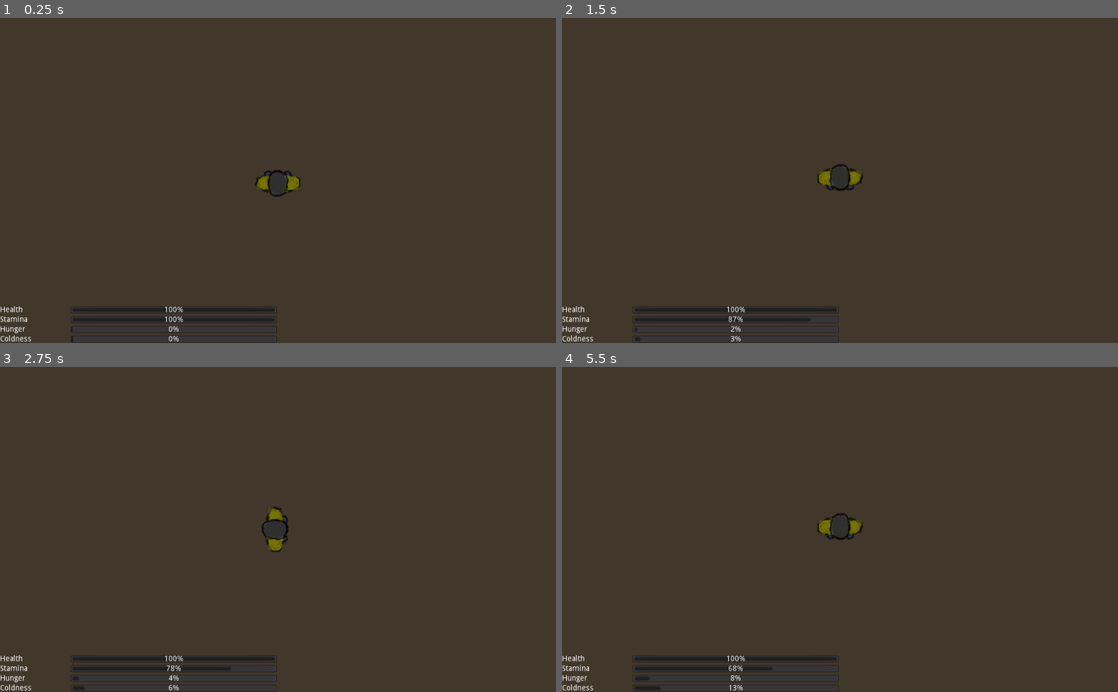
Above: before the commit, frames 1-4 (two rows, left to right).
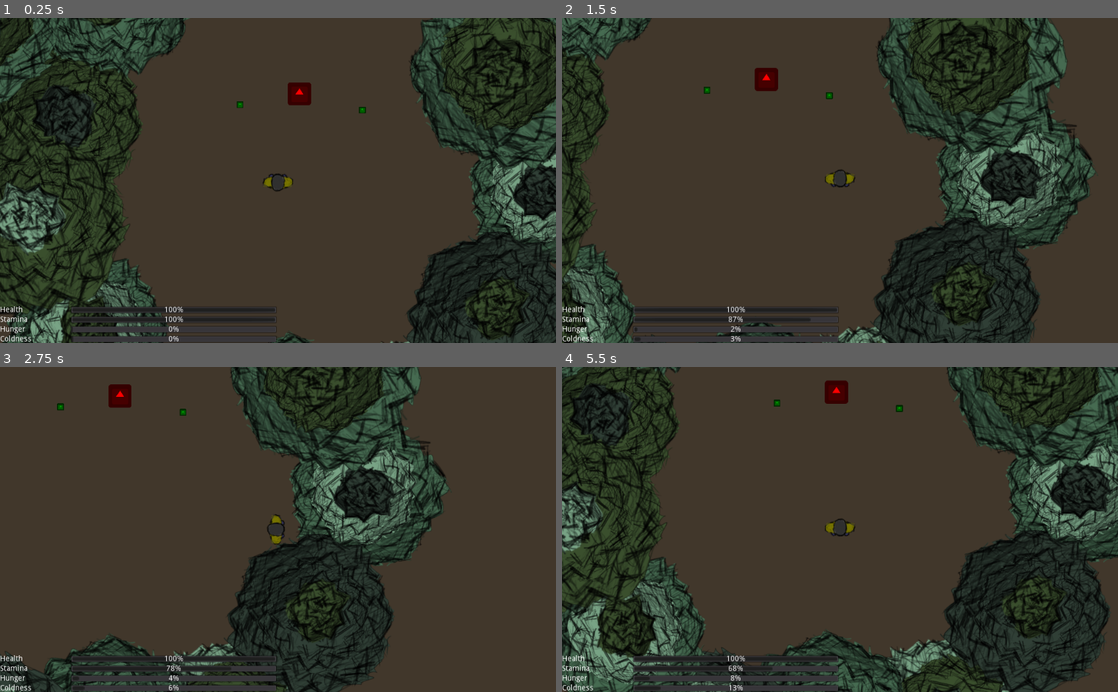
Above: after the commit, the same moments.

Repository: MilanVasko/ludum-dare-50
Game: Godot game, scene res://ingame/ingame.tscn
Same seed, same stepped clock (60 frames per second), same inputs: the game is played once before the commit and once after it. The engine's default icon, where the game draws it, is replaced by a stand-in: a white triangle on a blue panel in a dark square.
Inputs:
- Up to frame 1 (0.25 s): no input
- Up to frame 2 (1.5 s): tap Enter at 0.5 s; hold D (right) 0.53-1.28 s; hold Shift (run) 0.53-1.28 s; hold S (down) from 1.28 s (still down); tap E (use) at 1.35 s
- Up to frame 3 (2.75 s): release S (down) at 2.03 s; hold D (right) from 2.03 s (still down); hold Shift (run) from 2.03 s (still down)
- Up to frame 4 (5.5 s): release D (right) at 2.78 s; release Shift (run) at 2.78 s; hold W (up) 2.78-3.53 s; tap E (use) at 2.85, 4.35 s; hold Shift (run) 3.53-4.28 s; hold A (left) 3.53-5.03 s; hold S (down) from 5.03 s (still down); hold Shift (run) from 5.03 s (still down)

The runs differ from the first frame. In frame 1, 34% of the frame differs, in the area x 0-100%, y 0-100%; in frame 2, 29%; in frame 3, 24%; in frame 4, 37%.

Commit message:
Add a lot more trash

Diff:
--- a/ingame/ingame.tscn
+++ b/ingame/ingame.tscn
@@ -11,6 +11,8 @@
 [ext_resource path="res://ingame/spawner.tscn" type="PackedScene" id=9]
 [ext_resource path="res://music/music.tscn" type="PackedScene" id=10]
 [ext_resource path="res://tree/tree.tscn" type="PackedScene" id=11]
+[ext_resource path="res://food/food.tscn" type="PackedScene" id=12]
+[ext_resource path="res://fire/fire.tscn" type="PackedScene" id=13]
 
 [node name="Ingame" type="Node2D"]
 
@@ -27,10 +29,10 @@
 [node name="Roads" type="Node2D" parent="."]
 
 [node name="Road" parent="Roads" instance=ExtResource( 5 )]
-position = Vector2( 292, 492 )
+position = Vector2( 296, 609 )
 
 [node name="Road2" parent="Roads" instance=ExtResource( 5 )]
-position = Vector2( 292, -532 )
+position = Vector2( 296, -412 )
 
 [node name="Road3" parent="Roads" instance=ExtResource( 5 )]
 position = Vector2( 391, -998 )
@@ -56,6 +58,30 @@
 position = Vector2( -537, 1378 )
 rotation = 1.40322
 
+[node name="Road20" parent="Roads" instance=ExtResource( 5 )]
+position = Vector2( -1523, 1508 )
+rotation = 1.48057
+
+[node name="Road21" parent="Roads" instance=ExtResource( 5 )]
+position = Vector2( -2520, 1574 )
+rotation = 1.52972
+
+[node name="Road22" parent="Roads" instance=ExtResource( 5 )]
+position = Vector2( -3532, 1609 )
+rotation = 1.54345
+
+[node name="Road23" parent="Roads" instance=ExtResource( 5 )]
+position = Vector2( -4541, 1639 )
+rotation = 1.54345
+
+[node name="Road24" parent="Roads" instance=ExtResource( 5 )]
+position = Vector2( -5550, 1670 )
+rotation = 1.54345
+
+[node name="Road25" parent="Roads" instance=ExtResource( 5 )]
+position = Vector2( -6561, 1698 )
+rotation = 1.54345
+
 [node name="Road10" parent="Roads" instance=ExtResource( 5 )]
 position = Vector2( 2469, 1071 )
 rotation = 1.54253
@@ -72,6 +98,22 @@
 position = Vector2( 5397, 507 )
 rotation = 1.24566
 
+[node name="Road16" parent="Roads" instance=ExtResource( 5 )]
+position = Vector2( 6356, 184 )
+rotation = 1.24566
+
+[node name="Road17" parent="Roads" instance=ExtResource( 5 )]
+position = Vector2( 7313, -138 )
+rotation = 1.24566
+
+[node name="Road18" parent="Roads" instance=ExtResource( 5 )]
+position = Vector2( 8276, -464 )
+rotation = 1.24566
+
+[node name="Road19" parent="Roads" instance=ExtResource( 5 )]
+position = Vector2( 9242, -790 )
+rotation = 1.24566
+
 [node name="Road5" parent="Roads" instance=ExtResource( 5 )]
 position = Vector2( 2418, -852 )
 rotation = 1.64304
@@ -87,8 +129,8 @@
 [node name="RandomTrashAreas" type="Node2D" parent="."]
 
 [node name="RandomTrashBulk" parent="RandomTrashAreas" instance=ExtResource( 8 )]
-position = Vector2( -3707, -3856 )
-rect = Rect2( 0, 0, 10000, 8000 )
+position = Vector2( -4614, -3476 )
+rect = Rect2( 0, 0, 12000, 9500 )
 trash_count = 5000
 
 [node name="Spawner" parent="." instance=ExtResource( 9 )]
@@ -138,10 +180,484 @@
 [node name="Trees" type="Node2D" parent="."]
 
 [node name="Tree" parent="Trees" instance=ExtResource( 11 )]
-position = Vector2( -1219, 7545 )
+position = Vector2( -1203, 7029 )
+
+[node name="Tree8" parent="Trees" instance=ExtResource( 11 )]
+position = Vector2( -2521, 6813 )
+
+[node name="Tree9" parent="Trees" instance=ExtResource( 11 )]
+position = Vector2( -2391, 6474 )
+
+[node name="Tree10" parent="Trees" instance=ExtResource( 11 )]
+position = Vector2( -1313, 6690 )
+
+[node name="Tree2" parent="Trees" instance=ExtResource( 11 )]
+position = Vector2( -1560, 7664 )
+
+[node name="Tree3" parent="Trees" instance=ExtResource( 11 )]
+position = Vector2( -1881, 7668 )
+
+[node name="Tree4" parent="Trees" instance=ExtResource( 11 )]
+position = Vector2( -2231, 7695 )
+
+[node name="Tree5" parent="Trees" instance=ExtResource( 11 )]
+position = Vector2( -2446, 7419 )
+
+[node name="Tree6" parent="Trees" instance=ExtResource( 11 )]
+position = Vector2( -2606, 7100 )
+
+[node name="Tree7" parent="Trees" instance=ExtResource( 11 )]
+position = Vector2( -1326, 7360 )
+
+[node name="Tree11" parent="Trees" instance=ExtResource( 11 )]
+position = Vector2( -2609, 6192 )
+
+[node name="Tree12" parent="Trees" instance=ExtResource( 11 )]
+position = Vector2( -2773, 6536 )
+
+[node name="Tree13" parent="Trees" instance=ExtResource( 11 )]
+position = Vector2( -2937, 6068 )
+
+[node name="Tree123" parent="Trees" instance=ExtResource( 11 )]
+position = Vector2( -2461, 5376 )
+
+[node name="Tree124" parent="Trees" instance=ExtResource( 11 )]
+position = Vector2( -2944, 4919 )
+
+[node name="Tree125" parent="Trees" instance=ExtResource( 11 )]
+position = Vector2( -2804, 4081 )
+
+[node name="Tree126" parent="Trees" instance=ExtResource( 11 )]
+position = Vector2( -3623, 5459 )
+
+[node name="Tree127" parent="Trees" instance=ExtResource( 11 )]
+position = Vector2( -3610, 4570 )
+
+[node name="Tree128" parent="Trees" instance=ExtResource( 11 )]
+position = Vector2( -3756, 2995 )
+
+[node name="Tree129" parent="Trees" instance=ExtResource( 11 )]
+position = Vector2( -2105, 3770 )
+
+[node name="Tree130" parent="Trees" instance=ExtResource( 11 )]
+position = Vector2( -2454, 2157 )
+
+[node name="Tree131" parent="Trees" instance=ExtResource( 11 )]
+position = Vector2( -3997, 2221 )
+
+[node name="Tree135" parent="Trees" instance=ExtResource( 11 )]
+position = Vector2( -601, 4809 )
+
+[node name="Tree136" parent="Trees" instance=ExtResource( 11 )]
+position = Vector2( -325, 3858 )
+
+[node name="Tree137" parent="Trees" instance=ExtResource( 11 )]
+position = Vector2( 579, 4591 )
+
+[node name="Tree138" parent="Trees" instance=ExtResource( 11 )]
+position = Vector2( 979, 3535 )
+
+[node name="Tree139" parent="Trees" instance=ExtResource( 11 )]
+position = Vector2( 1807, 4477 )
+
+[node name="Tree140" parent="Trees" instance=ExtResource( 11 )]
+position = Vector2( 2416, 2860 )
+
+[node name="Tree141" parent="Trees" instance=ExtResource( 11 )]
+position = Vector2( 3310, 4430 )
+
+[node name="Tree142" parent="Trees" instance=ExtResource( 11 )]
+position = Vector2( 3557, 3545 )
+
+[node name="Tree143" parent="Trees" instance=ExtResource( 11 )]
+position = Vector2( 3757, 2289 )
+
+[node name="Tree144" parent="Trees" instance=ExtResource( 11 )]
+position = Vector2( 4984, 3963 )
+
+[node name="Tree145" parent="Trees" instance=ExtResource( 11 )]
+position = Vector2( 5136, 3173 )
+
+[node name="Tree146" parent="Trees" instance=ExtResource( 11 )]
+position = Vector2( 6183, 2555 )
+
+[node name="Tree147" parent="Trees" instance=ExtResource( 11 )]
+position = Vector2( 6392, 4068 )
+
+[node name="Tree148" parent="Trees" instance=ExtResource( 11 )]
+position = Vector2( 6991, 3193 )
+
+[node name="Tree149" parent="Trees" instance=ExtResource( 11 )]
+position = Vector2( 7010, 3983 )
+
+[node name="Tree150" parent="Trees" instance=ExtResource( 11 )]
+position = Vector2( 5564, 4630 )
+
+[node name="Tree151" parent="Trees" instance=ExtResource( 11 )]
+position = Vector2( 5783, 4088 )
+
+[node name="Tree152" parent="Trees" instance=ExtResource( 11 )]
+position = Vector2( 5983, 4450 )
+
+[node name="Tree153" parent="Trees" instance=ExtResource( 11 )]
+position = Vector2( 5954, 3756 )
+
+[node name="Tree154" parent="Trees" instance=ExtResource( 11 )]
+position = Vector2( 6258, 3290 )
+
+[node name="Tree155" parent="Trees" instance=ExtResource( 11 )]
+position = Vector2( 6667, 2881 )
+
+[node name="Tree156" parent="Trees" instance=ExtResource( 11 )]
+position = Vector2( 7124, 2339 )
+
+[node name="Tree132" parent="Trees" instance=ExtResource( 11 )]
+position = Vector2( -2905, 507 )
+
+[node name="Tree133" parent="Trees" instance=ExtResource( 11 )]
+position = Vector2( -3896, 971 )
+
+[node name="Tree134" parent="Trees" instance=ExtResource( 11 )]
+position = Vector2( -4182, 63 )
+
+[node name="Tree14" parent="Trees" instance=ExtResource( 11 )]
+position = Vector2( -3313, 5908 )
+
+[node name="Tree15" parent="Trees" instance=ExtResource( 11 )]
+position = Vector2( -3706, 5933 )
+
+[node name="Tree16" parent="Trees" instance=ExtResource( 11 )]
+position = Vector2( -3991, 5648 )
+
+[node name="Tree17" parent="Trees" instance=ExtResource( 11 )]
+position = Vector2( -4058, 5296 )
+
+[node name="Tree18" parent="Trees" instance=ExtResource( 11 )]
+position = Vector2( -4125, 4963 )
+
+[node name="Tree19" parent="Trees" instance=ExtResource( 11 )]
+position = Vector2( -4201, 4611 )
+
+[node name="Tree20" parent="Trees" instance=ExtResource( 11 )]
+position = Vector2( -4230, 4221 )
+
+[node name="Tree21" parent="Trees" instance=ExtResource( 11 )]
+position = Vector2( -4238, 3897 )
+
+[node name="Tree22" parent="Trees" instance=ExtResource( 11 )]
+position = Vector2( -4305, 3545 )
+
+[node name="Tree23" parent="Trees" instance=ExtResource( 11 )]
+position = Vector2( -4372, 3212 )
+
+[node name="Tree24" parent="Trees" instance=ExtResource( 11 )]
+position = Vector2( -4372, 2860 )
+
+[node name="Tree25" parent="Trees" instance=ExtResource( 11 )]
+position = Vector2( -4357, 2478 )
+
+[node name="Tree26" parent="Trees" instance=ExtResource( 11 )]
+position = Vector2( -4410, 2118 )
+
+[node name="Tree27" parent="Trees" instance=ExtResource( 11 )]
+position = Vector2( -4477, 1785 )
+
+[node name="Tree28" parent="Trees" instance=ExtResource( 11 )]
+position = Vector2( -4549, 1449 )
+
+[node name="Tree29" parent="Trees" instance=ExtResource( 11 )]
+position = Vector2( -4525, 1033 )
+
+[node name="Tree30" parent="Trees" instance=ExtResource( 11 )]
+position = Vector2( -4545, 661 )
+
+[node name="Tree31" parent="Trees" instance=ExtResource( 11 )]
+position = Vector2( -4556, 320 )
+
+[node name="Tree32" parent="Trees" instance=ExtResource( 11 )]
+position = Vector2( -4556, -32 )
+
+[node name="Tree33" parent="Trees" instance=ExtResource( 11 )]
+position = Vector2( -4604, -432 )
+
+[node name="Tree34" parent="Trees" instance=ExtResource( 11 )]
+position = Vector2( -4622, -827 )
+
+[node name="Tree35" parent="Trees" instance=ExtResource( 11 )]
+position = Vector2( -4550, -1195 )
+
+[node name="Tree36" parent="Trees" instance=ExtResource( 11 )]
+position = Vector2( -4496, -1563 )
+
+[node name="Tree37" parent="Trees" instance=ExtResource( 11 )]
+position = Vector2( -4334, -1904 )
+
+[node name="Tree38" parent="Trees" instance=ExtResource( 11 )]
+position = Vector2( -4145, -2227 )
+
+[node name="Tree39" parent="Trees" instance=ExtResource( 11 )]
+position = Vector2( -3921, -2523 )
+
+[node name="Tree40" parent="Trees" instance=ExtResource( 11 )]
+position = Vector2( -3661, -2801 )
+
+[node name="Tree41" parent="Trees" instance=ExtResource( 11 )]
+position = Vector2( -3338, -3008 )
+
+[node name="Tree42" parent="Trees" instance=ExtResource( 11 )]
+position = Vector2( -2988, -3152 )
+
+[node name="Tree43" parent="Trees" instance=ExtResource( 11 )]
+position = Vector2( -2656, -3206 )
+
+[node name="Tree44" parent="Trees" instance=ExtResource( 11 )]
+position = Vector2( -2297, -3215 )
+
+[node name="Tree45" parent="Trees" instance=ExtResource( 11 )]
+position = Vector2( -1956, -3314 )
+
+[node name="Tree46" parent="Trees" instance=ExtResource( 11 )]
+position = Vector2( -1615, -3269 )
+
+[node name="Tree47" parent="Trees" instance=ExtResource( 11 )]
+position = Vector2( -1310, -3341 )
+
+[node name="Tree48" parent="Trees" instance=ExtResource( 11 )]
+position = Vector2( -960, -3296 )
+
+[node name="Tree49" parent="Trees" instance=ExtResource( 11 )]
+position = Vector2( -583, -3350 )
+
+[node name="Tree50" parent="Trees" instance=ExtResource( 11 )]
+position = Vector2( -251, -3314 )
+
+[node name="Tree51" parent="Trees" instance=ExtResource( 11 )]
+position = Vector2( 108, -3323 )
+
+[node name="Tree52" parent="Trees" instance=ExtResource( 11 )]
+position = Vector2( 458, -3422 )
+
+[node name="Tree53" parent="Trees" instance=ExtResource( 11 )]
+position = Vector2( 772, -3332 )
+
+[node name="Tree54" parent="Trees" instance=ExtResource( 11 )]
+position = Vector2( 1131, -3359 )
+
+[node name="Tree55" parent="Trees" instance=ExtResource( 11 )]
+position = Vector2( 1454, -3287 )
+
+[node name="Tree56" parent="Trees" instance=ExtResource( 11 )]
+position = Vector2( 1761, -3323 )
+
+[node name="Tree57" parent="Trees" instance=ExtResource( 11 )]
+position = Vector2( 2138, -3377 )
+
+[node name="Tree58" parent="Trees" instance=ExtResource( 11 )]
+position = Vector2( 2470, -3341 )
+
+[node name="Tree59" parent="Trees" instance=ExtResource( 11 )]
+position = Vector2( 2829, -3350 )
+
+[node name="Tree60" parent="Trees" instance=ExtResource( 11 )]
+position = Vector2( 3179, -3449 )
+
+[node name="Tree61" parent="Trees" instance=ExtResource( 11 )]
+position = Vector2( 3493, -3359 )
+
+[node name="Tree62" parent="Trees" instance=ExtResource( 11 )]
+position = Vector2( 3852, -3386 )
+
+[node name="Tree63" parent="Trees" instance=ExtResource( 11 )]
+position = Vector2( 4175, -3314 )
+
+[node name="Tree64" parent="Trees" instance=ExtResource( 11 )]
+position = Vector2( 4491, -3314 )
+
+[node name="Tree65" parent="Trees" instance=ExtResource( 11 )]
+position = Vector2( 4868, -3368 )
+
+[node name="Tree66" parent="Trees" instance=ExtResource( 11 )]
+position = Vector2( 5200, -3332 )
+
+[node name="Tree67" parent="Trees" instance=ExtResource( 11 )]
+position = Vector2( 5559, -3341 )
+
+[node name="Tree68" parent="Trees" instance=ExtResource( 11 )]
+position = Vector2( 5909, -3440 )
+
+[node name="Tree69" parent="Trees" instance=ExtResource( 11 )]
+position = Vector2( 6223, -3350 )
+
+[node name="Tree70" parent="Trees" instance=ExtResource( 11 )]
+position = Vector2( 6582, -3377 )
+
+[node name="Tree71" parent="Trees" instance=ExtResource( 11 )]
+position = Vector2( 6905, -3305 )
+
+[node name="Tree72" parent="Trees" instance=ExtResource( 11 )]
+position = Vector2( 6953, -2915 )
+
+[node name="Tree73" parent="Trees" instance=ExtResource( 11 )]
+position = Vector2( 7115, -2601 )
+
+[node name="Tree74" parent="Trees" instance=ExtResource( 11 )]
+position = Vector2( 7153, -2278 )
+
+[node name="Tree75" parent="Trees" instance=ExtResource( 11 )]
+position = Vector2( 7220, -1878 )
+
+[node name="Tree76" parent="Trees" instance=ExtResource( 11 )]
+position = Vector2( 7296, -1488 )
+
+[node name="Tree77" parent="Trees" instance=ExtResource( 11 )]
+position = Vector2( 7353, -1126 )
+
+[node name="Tree78" parent="Trees" instance=ExtResource( 11 )]
+position = Vector2( 7420, -784 )
+
+[node name="Tree79" parent="Trees" instance=ExtResource( 11 )]
+position = Vector2( 7391, -451 )
+
+[node name="Tree80" parent="Trees" instance=ExtResource( 11 )]
+position = Vector2( 7448, -89 )
+
+[node name="Tree81" parent="Trees" instance=ExtResource( 11 )]
+position = Vector2( 7515, 253 )
+
+[node name="Tree82" parent="Trees" instance=ExtResource( 11 )]
+position = Vector2( 7496, 529 )
+
+[node name="Tree83" parent="Trees" instance=ExtResource( 11 )]
+position = Vector2( 7448, 881 )
+
+[node name="Tree84" parent="Trees" instance=ExtResource( 11 )]
+position = Vector2( 7515, 1223 )
+
+[node name="Tree85" parent="Trees" instance=ExtResource( 11 )]
+position = Vector2( 7515, 1585 )
+
+[node name="Tree86" parent="Trees" instance=ExtResource( 11 )]
+position = Vector2( 7467, 1937 )
+
+[node name="Tree87" parent="Trees" instance=ExtResource( 11 )]
+position = Vector2( 7534, 2279 )
+
+[node name="Tree88" parent="Trees" instance=ExtResource( 11 )]
+position = Vector2( 7494, 2632 )
+
+[node name="Tree89" parent="Trees" instance=ExtResource( 11 )]
+position = Vector2( 7446, 2984 )
+
+[node name="Tree90" parent="Trees" instance=ExtResource( 11 )]
+position = Vector2( 7513, 3326 )
+
+[node name="Tree91" parent="Trees" instance=ExtResource( 11 )]
+position = Vector2( 7409, 3593 )
+
+[node name="Tree92" parent="Trees" instance=ExtResource( 11 )]
+position = Vector2( 7361, 3945 )
+
+[node name="Tree93" parent="Trees" instance=ExtResource( 11 )]
+position = Vector2( 7428, 4287 )
+
+[node name="Tree94" parent="Trees" instance=ExtResource( 11 )]
+position = Vector2( 7161, 4437 )
+
+[node name="Tree95" parent="Trees" instance=ExtResource( 11 )]
+position = Vector2( 6851, 4597 )
+
+[node name="Tree96" parent="Trees" instance=ExtResource( 11 )]
+position = Vector2( 6541, 4736 )
+
+[node name="Tree97" parent="Trees" instance=ExtResource( 11 )]
+position = Vector2( 6210, 4821 )
+
+[node name="Tree98" parent="Trees" instance=ExtResource( 11 )]
+position = Vector2( 5879, 4928 )
+
+[node name="Tree99" parent="Trees" instance=ExtResource( 11 )]
+position = Vector2( 5560, 4929 )
+
+[node name="Tree100" parent="Trees" instance=ExtResource( 11 )]
+position = Vector2( 5228, 4971 )
+
+[node name="Tree101" parent="Trees" instance=ExtResource( 11 )]
+position = Vector2( 4929, 5025 )
+
+[node name="Tree102" parent="Trees" instance=ExtResource( 11 )]
+position = Vector2( 4598, 5110 )
+
+[node name="Tree103" parent="Trees" instance=ExtResource( 11 )]
+position = Vector2( 4267, 5217 )
+
+[node name="Tree104" parent="Trees" instance=ExtResource( 11 )]
+position = Vector2( 3989, 5206 )
+
+[node name="Tree105" parent="Trees" instance=ExtResource( 11 )]
+position = Vector2( 3647, 5185 )
+
+[node name="Tree106" parent="Trees" instance=ExtResource( 11 )]
+position = Vector2( 3316, 5217 )
+
+[node name="Tree107" parent="Trees" instance=ExtResource( 11 )]
+position = Vector2( 2985, 5239 )
+
+[node name="Tree108" parent="Trees" instance=ExtResource( 11 )]
+position = Vector2( 2729, 5323 )
+
+[node name="Tree109" parent="Trees" instance=ExtResource( 11 )]
+position = Vector2( 2387, 5302 )
+
+[node name="Tree110" parent="Trees" instance=ExtResource( 11 )]
+position = Vector2( 2056, 5334 )
+
+[node name="Tree111" parent="Trees" instance=ExtResource( 11 )]
+position = Vector2( 1725, 5356 )
+
+[node name="Tree112" parent="Trees" instance=ExtResource( 11 )]
+position = Vector2( 1480, 5451 )
+
+[node name="Tree113" parent="Trees" instance=ExtResource( 11 )]
+position = Vector2( 1138, 5430 )
+
+[node name="Tree114" parent="Trees" instance=ExtResource( 11 )]
+position = Vector2( 807, 5462 )
+
+[node name="Tree115" parent="Trees" instance=ExtResource( 11 )]
+position = Vector2( 476, 5484 )
+
+[node name="Tree116" parent="Trees" instance=ExtResource( 11 )]
+position = Vector2( 220, 5579 )
+
+[node name="Tree117" parent="Trees" instance=ExtResource( 11 )]
+position = Vector2( -122, 5558 )
+
+[node name="Tree118" parent="Trees" instance=ExtResource( 11 )]
+position = Vector2( -453, 5590 )
+
+[node name="Tree119" parent="Trees" instance=ExtResource( 11 )]
+position = Vector2( -784, 5612 )
+
+[node name="Tree120" parent="Trees" instance=ExtResource( 11 )]
+position = Vector2( -998, 5858 )
+
+[node name="Tree121" parent="Trees" instance=ExtResource( 11 )]
+position = Vector2( -1105, 6114 )
+
+[node name="Tree122" parent="Trees" instance=ExtResource( 11 )]
+position = Vector2( -1276, 6306 )
+
+[node name="Fire" parent="." instance=ExtResource( 13 )]
+position = Vector2( -1869, 6758 )
+
+[node name="Food" parent="Fire" instance=ExtResource( 12 )]
+position = Vector2( -164, 30 )
+
+[node name="Food2" parent="Fire" instance=ExtResource( 12 )]
+position = Vector2( 174, 45 )
 
 [node name="Player" parent="." instance=ExtResource( 2 )]
-position = Vector2( -1781, 6810 )
+position = Vector2( -1928, 6998 )
 
 [node name="DebrisSpawners" type="Node2D" parent="."]
 
@@ -218,7 +734,136 @@
 position = Vector2( 1257, 2184 )
 
 [node name="DebrisSpawner25" parent="DebrisSpawners" instance=ExtResource( 6 )]
-position = Vector2( 1136, 1906 )
+position = Vector2( 1163, 1886 )
+
+[node name="DebrisSpawner26" parent="DebrisSpawners" instance=ExtResource( 6 )]
+position = Vector2( -2423, 2895 )
+
+[node name="DebrisSpawner27" parent="DebrisSpawners" instance=ExtResource( 6 )]
+position = Vector2( -2598, 3527 )
+
+[node name="DebrisSpawner28" parent="DebrisSpawners" instance=ExtResource( 6 )]
+position = Vector2( -2006, 3312 )
+
+[node name="DebrisSpawner29" parent="DebrisSpawners" instance=ExtResource( 6 )]
+position = Vector2( -1845, 4092 )
+
+[node name="DebrisSpawner30" parent="DebrisSpawners" instance=ExtResource( 6 )]
+position = Vector2( -3379, 3756 )
+
+[node name="DebrisSpawner31" parent="DebrisSpawners" instance=ExtResource( 6 )]
+position = Vector2( -1724, 3473 )
+
+[node name="DebrisSpawner32" parent="DebrisSpawners" instance=ExtResource( 6 )]
+position = Vector2( -1650, 3197 )
+
+[node name="DebrisSpawner33" parent="DebrisSpawners" instance=ExtResource( 6 )]
+position = Vector2( -1872, 3116 )
+
+[node name="DebrisSpawner34" parent="DebrisSpawners" instance=ExtResource( 6 )]
+position = Vector2( -1852, 2013 )
+
+[node name="DebrisSpawner35" parent="DebrisSpawners" instance=ExtResource( 6 )]
+position = Vector2( -1610, 2148 )
+
+[node name="DebrisSpawner36" parent="DebrisSpawners" instance=ExtResource( 6 )]
+position = Vector2( -1388, 1939 )
+
+[node name="DebrisSpawner37" parent="DebrisSpawners" instance=ExtResource( 6 )]
+position = Vector2( -1119, 2168 )
+
+[node name="DebrisSpawner38" parent="DebrisSpawners" instance=ExtResource( 6 )]
+position = Vector2( -991, 1939 )
+
+[node name="DebrisSpawner39" parent="DebrisSpawners" instance=ExtResource( 6 )]
+position = Vector2( -1388, 2248 )
+
+[node name="DebrisSpawner40" parent="DebrisSpawners" instance=ExtResource( 6 )]
+position = Vector2( -1866, 1044 )
+
+[node name="DebrisSpawner41" parent="DebrisSpawners" instance=ExtResource( 6 )]
+position = Vector2( -1617, 1004 )
+
+[node name="DebrisSpawner42" parent="DebrisSpawners" instance=ExtResource( 6 )]
+position = Vector2( -2135, 997 )
+
+[node name="DebrisSpawner43" parent="DebrisSpawners" instance=ExtResource( 6 )]
+position = Vector2( -1947, 748 )
+
+[node name="DebrisSpawner44" parent="DebrisSpawners" instance=ExtResource( 6 )]
+position = Vector2( -1631, 768 )
+
+[node name="DebrisSpawner45" parent="DebrisSpawners" instance=ExtResource( 6 )]
+position = Vector2( -2183, 721 )
+
+[node name="DebrisSpawner46" parent="DebrisSpawners" instance=ExtResource( 6 )]
+position = Vector2( -2392, 297 )
+
+[node name="DebrisSpawner47" parent="DebrisSpawners" instance=ExtResource( 6 )]
+position = Vector2( -1988, 203 )
+
+[node name="DebrisSpawner48" parent="DebrisSpawners" instance=ExtResource( 6 )]
+position = Vector2( -1679, -221 )
+
+[node name="DebrisSpawner49" parent="DebrisSpawners" instance=ExtResource( 6 )]
+position = Vector2( -2506, -477 )
+
+[node name="DebrisSpawner50" parent="DebrisSpawners" instance=ExtResource( 6 )]
+position = Vector2( -3179, -464 )
+
+[node name="DebrisSpawner51" parent="DebrisSpawners" instance=ExtResource( 6 )]
+position = Vector2( -3038, -868 )
+
+[node name="DebrisSpawner52" parent="DebrisSpawners" instance=ExtResource( 6 )]
+position = Vector2( 548, -2308 )
+
+[node name="DebrisSpawner53" parent="DebrisSpawners" instance=ExtResource( 6 )]
+position = Vector2( 420, -1743 )
+
+[node name="DebrisSpawner54" parent="DebrisSpawners" instance=ExtResource( 6 )]
+position = Vector2( 696, -1656 )
+
+[node name="DebrisSpawner55" parent="DebrisSpawners" instance=ExtResource( 6 )]
+position = Vector2( 595, -1562 )
+
+[node name="DebrisSpawner56" parent="DebrisSpawners" instance=ExtResource( 6 )]
+position = Vector2( 938, -1549 )
+
+[node name="DebrisSpawner57" parent="DebrisSpawners" instance=ExtResource( 6 )]
+position = Vector2( 985, -1879 )
+
+[node name="DebrisSpawner58" parent="DebrisSpawners" instance=ExtResource( 6 )]
+position = Vector2( 1247, -1462 )
+
+[node name="DebrisSpawner59" parent="DebrisSpawners" instance=ExtResource( 6 )]
+position = Vector2( 1213, -1765 )
+
+[node name="DebrisSpawner60" parent="DebrisSpawners" instance=ExtResource( 6 )]
+position = Vector2( 1522, -1321 )
+
+[node name="DebrisSpawner61" parent="DebrisSpawners" instance=ExtResource( 6 )]
+position = Vector2( 1845, -991 )
+
+[node name="DebrisSpawner62" parent="DebrisSpawners" instance=ExtResource( 6 )]
+position = Vector2( 4670, -964 )
+
+[node name="DebrisSpawner63" parent="DebrisSpawners" instance=ExtResource( 6 )]
+position = Vector2( 1582, -426 )
+
+[node name="DebrisSpawner64" parent="DebrisSpawners" instance=ExtResource( 6 )]
+position = Vector2( 1939, -359 )
+
+[node name="DebrisSpawner65" parent="DebrisSpawners" instance=ExtResource( 6 )]
+position = Vector2( 1488, 677 )
+
+[node name="DebrisSpawner66" parent="DebrisSpawners" instance=ExtResource( 6 )]
+position = Vector2( 1105, 643 )
+
+[node name="DebrisSpawner67" parent="DebrisSpawners" instance=ExtResource( 6 )]
+position = Vector2( 695, 939 )
+
+[node name="DebrisSpawner68" parent="DebrisSpawners" instance=ExtResource( 6 )]
+position = Vector2( 2310, 1114 )
 
 [node name="Enemy" parent="." instance=ExtResource( 1 )]
 position = Vector2( 579, -56 )
--- a/player/player.tscn
+++ b/player/player.tscn
@@ -28,6 +28,7 @@
 
 [node name="Camera2D" type="Camera2D" parent="."]
 current = true
+zoom = Vector2( 1.5, 1.5 )
 
 [node name="Sprite" type="AnimatedSprite" parent="."]
 frames = SubResource( 2 )
--- a/random_trash/random_trash_bulk.gd
+++ b/random_trash/random_trash_bulk.gd
@@ -23,7 +23,7 @@
 
 func _draw() -> void:
 	if Engine.editor_hint:
-		draw_rect(rect, Color.red, false, 2.0)
+		draw_rect(rect, Color.red, false, 10.0)
 
 func _process(_delta: float) -> void:
 	if Engine.editor_hint:
--- a/tree/tree.gd
+++ b/tree/tree.gd
@@ -19,3 +19,5 @@
 	top.texture = top_textures[randi() % top_textures.size()]
 	top.rotation = randf() * deg2rad(360)
 	top.modulate = colors[randi() % colors.size()]
+
+	scale = Vector2.ONE * (1 + (randf() * 0.2))
Not shown: 1 places in ingame/ingame.tscn that only renumber resources
